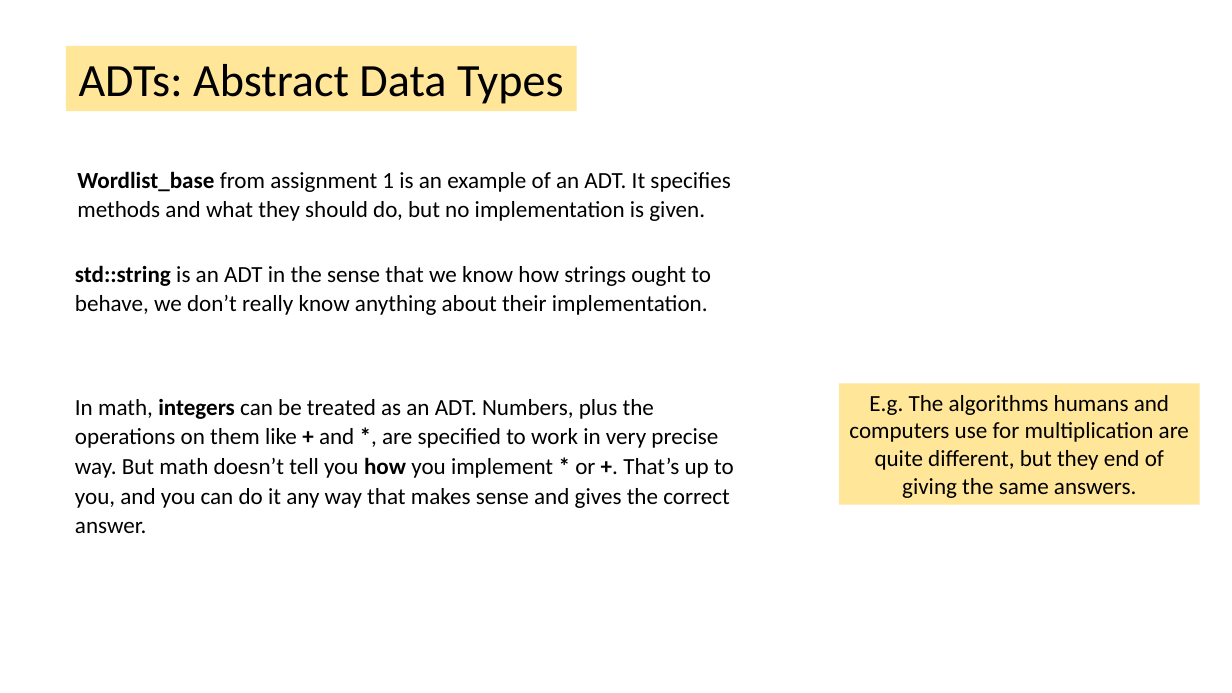
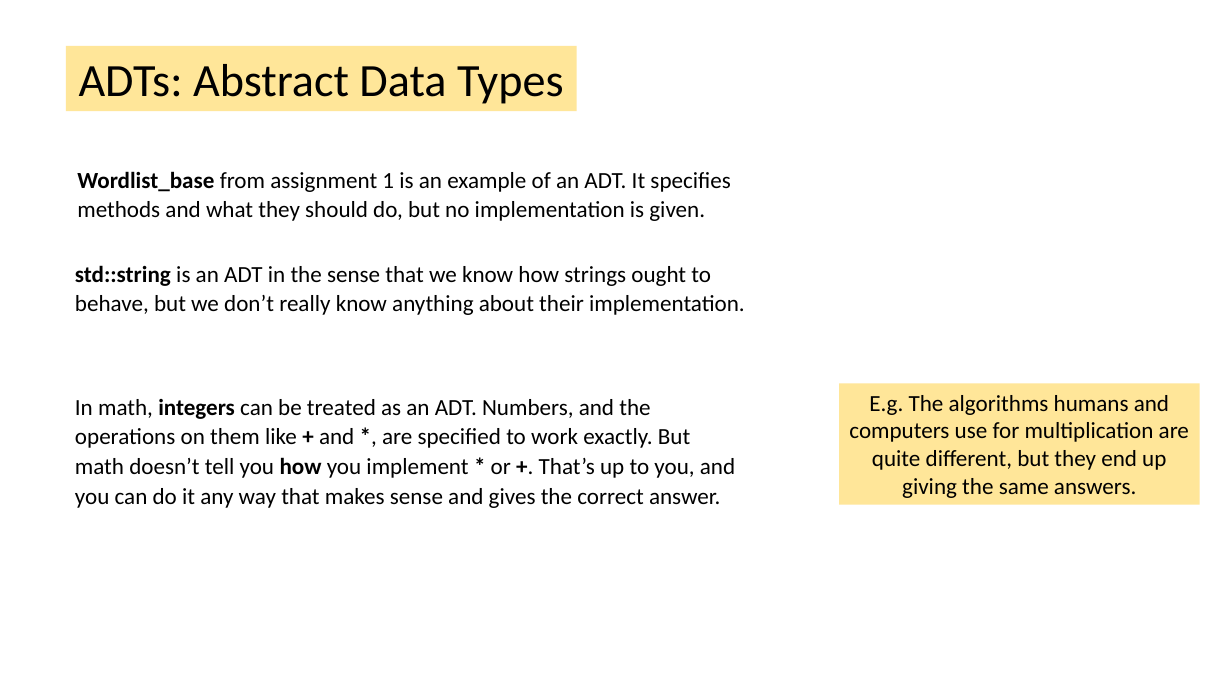
Before and after one commit to tjd1234/cmpt225fall2023, a slide deck: slide 16 of lecture_notes/week4/week4.pptx. Drawn at 1232x693 pixels with LibreOffice and Linux fonts; fonts in the diff are those of the drawing. Boxes give left, top, right and bottom in pixels: in the first picture for what was removed or moved away, otherwise in the second. Text is boxed around its words. In the diff, an @@ line names an element or a change of style, - is before the commit and + after.

Commit message:
updated

```diff
--- a/lecture_notes/week4/week4.pptx
+++ b/lecture_notes/week4/week4.pptx
@@ text at [75, 265, 745, 315]: text changed @@
-std::string is an ADT in the sense that we know how strings ought to behave, we don’t really know anything about their implementation.
+std::string is an ADT in the sense that we know how strings ought to behave, but we don’t really know anything about their implementation.
@@ text at [75, 399, 735, 508]: text changed @@
-In math, integers can be treated as an ADT. Numbers, plus the operations on them like + and *, are specified to work in very precise way. But math doesn’t tell you how you implement * or +. That’s up to you, and you can do it any way that makes sense and gives the correct answer.
+In math, integers can be treated as an ADT. Numbers, and the operations on them like + and *, are specified to work exactly. But math doesn’t tell you how you implement * or +. That’s up to you, and you can do it any way that makes sense and gives the correct answer.
@@ text in rectangle at [849, 395, 1189, 498]: text changed @@
-E.g. The algorithms humans and computers use for multiplication are quite different, but they end of giving the same answers.
+E.g. The algorithms humans and computers use for multiplication are quite different, but they end up giving the same answers.
```
Also in this commit, not shown: 4 other slides changed.
